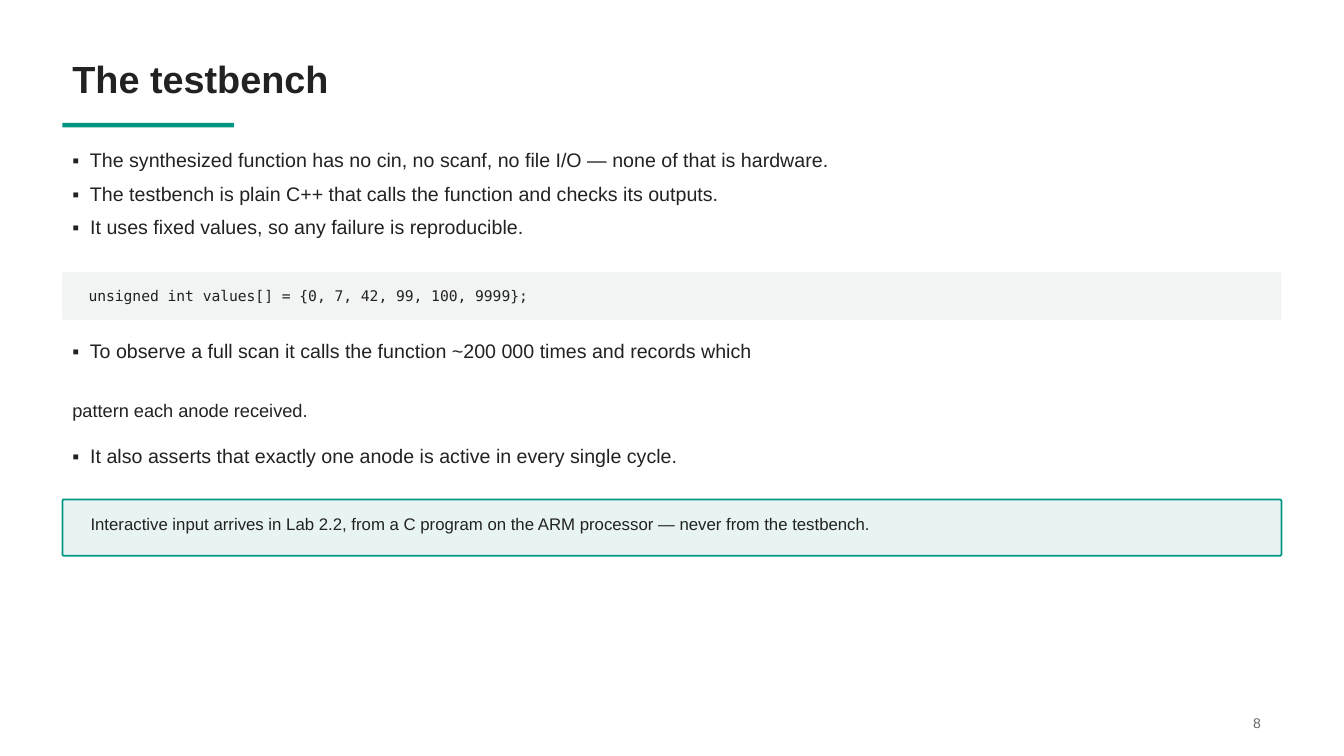
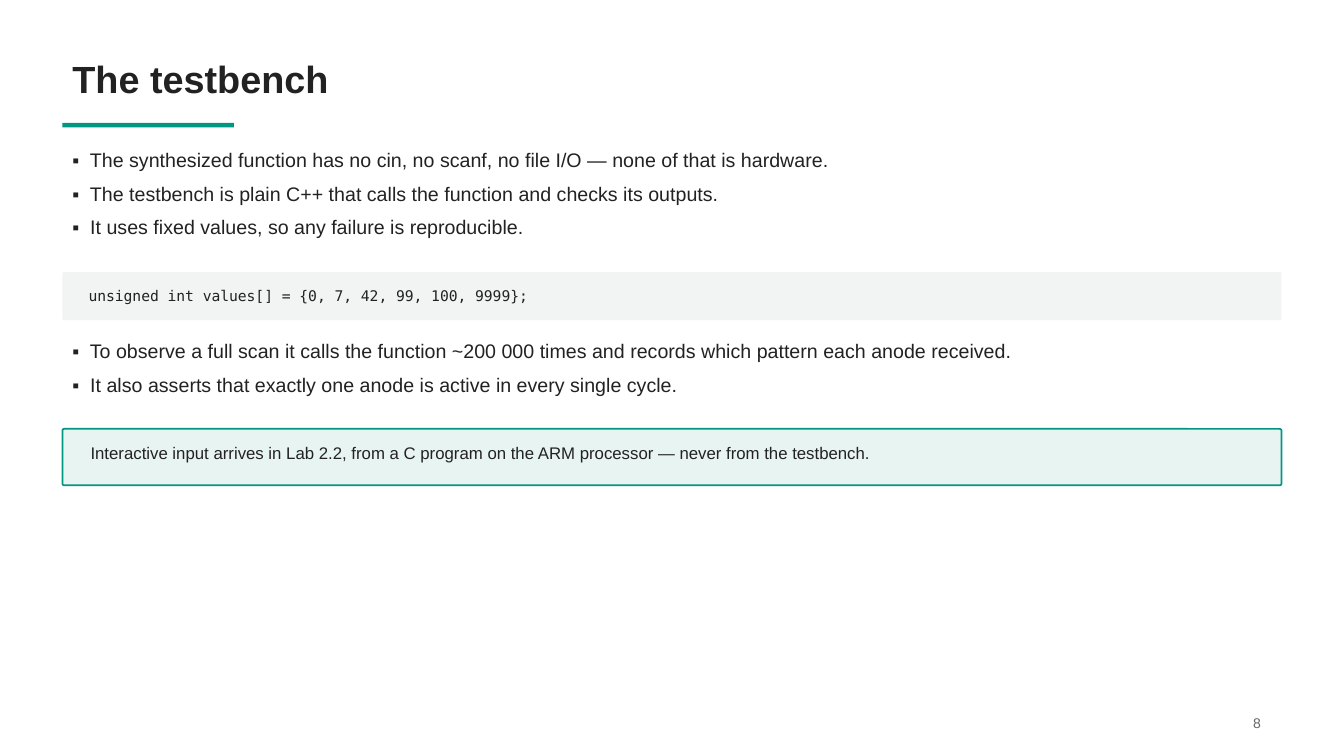
Before and after one commit to alpblkba/ces-hiwi-lab, a slide deck: slide 9 of labs/lab1/docs/lab1-hls-bringup.pptx. Drawn at 1344x756 pixels with LibreOffice and Linux fonts; fonts in the diff are those of the drawing. Boxes give left, top, right and bottom in pixels: in the first picture for what was removed or moved away, otherwise in the second. Text is boxed around its words. In the diff, an @@ line names an element or a change of style, - is before the commit and + after.

```diff
--- a/labs/lab1/docs/lab1-hls-bringup.pptx
+++ b/labs/lab1/docs/lab1-hls-bringup.pptx
@@ text at box(90, 343, 1011, 396): text changed @@
-▪ To observe a full scan it calls the function ~200 000 times and records which
+▪ To observe a full scan it calls the function ~200 000 times and records which pattern each anode received.
+▪ It also asserts that exactly one anode is active in every single cycle.
@@ text removed at box(72, 403, 308, 421) @@
-pattern each anode received.
@@ rounded rectangle: place and size @@
-rounded rectangle at box(63, 500, 1281, 557)
+rounded rectangle at box(63, 429, 1281, 485)
@@ text "Interactive input arrives in Lab ...": place and size @@
-text "Interactive input arrives in Lab ..." at box(91, 518, 869, 534)
+text "Interactive input arrives in Lab ..." at box(91, 447, 869, 463)
@@ text removed at box(90, 448, 677, 467) @@
-▪ It also asserts that exactly one anode is active in every single cycle.
```
Also in this commit, not shown: 2 other slides changed, 7 other files.
